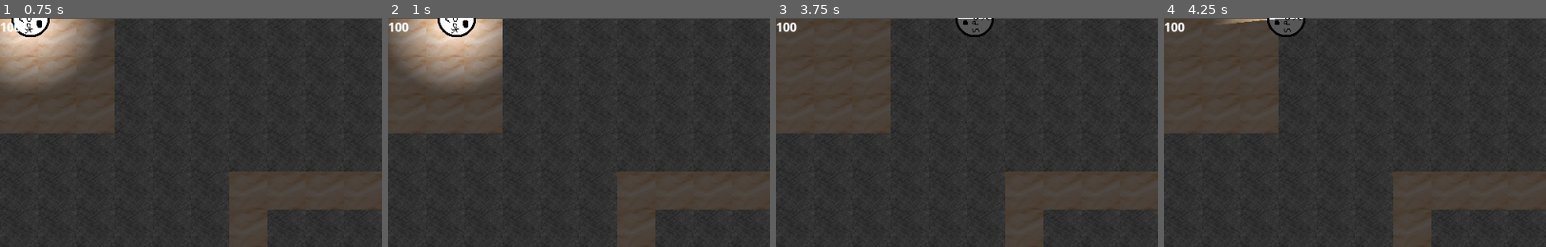
Above: before the commit, frames 1-4 (left to right).
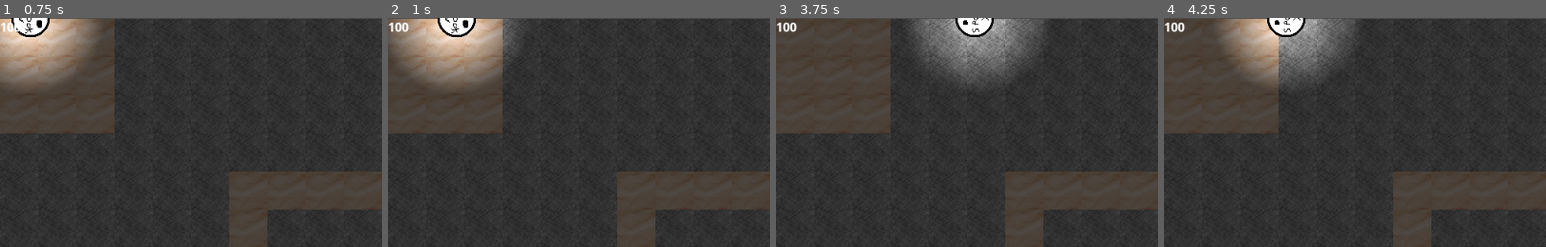
Above: after the commit, the same moments.

Repository: Solid-Squid-Contingent/LD-48
Game: Godot game, scene res://scenes/Main.tscn
Two runs of this game, one before a commit and one after it. Both use one fixed random seed, a clock stepped at 60 frames per second and the inputs below.
Inputs (mouse positions are % of the whole screen's width and height, from its top left):
- Up to frame 1 (0.75 s): tap Enter at 0.5 s; move the mouse to (62, 38) at 0.52 s; press the mouse at (62, 38) at 0.53 s; hold D (right) from 0.53 s (still down)
- Up to frame 2 (1 s): keep holding D (right)
- Up to frame 3 (3.75 s): move the mouse to (30, 55) at 1.27 s; release D (right) at 1.28 s; release the mouse at (30, 55) at 1.28 s; hold S (down) 1.28-2.03 s; right-click (30, 55) at 1.35 s; move the mouse to (60, 28) at 2.02 s; hold D (right) 2.03-2.78 s; tap 0 at 2.1 s; move the mouse to (45, 70) at 2.77 s; hold W (up) 2.78-3.53 s; tap 9 at 2.85 s; click (45, 70) at 2.92 s; move the mouse to (80, 65) at 3.52 s; press the mouse at (80, 65) at 3.53 s; hold A (left) from 3.53 s (still down)
- Up to frame 4 (4.25 s): keep holding A (left)
The pictures show only the part of the screen within x 0-50%, y 0-50%; the shares and areas given below are measured in that part.

Frame 1 is identical in both runs. In frame 2, 0.5% of the frame differs, in the area x 30-35%, y 0-18%; in frame 3, 6.7%; in frame 4, 7.1%, in the area x 14-50%, y 0-29%.

Commit message:
Fix arrows

Diff:
--- a/resources/TileSet.tres
+++ b/resources/TileSet.tres
@@ -1,12 +1,9 @@
-[gd_resource type="TileSet" load_steps=5 format=2]
+[gd_resource type="TileSet" load_steps=4 format=2]
 
 [ext_resource path="res://resources/graphics/path.png" type="Texture" id=1]
 [ext_resource path="res://resources/graphics/wall.png" type="Texture" id=2]
 
-[sub_resource type="OccluderPolygon2D" id=1]
-polygon = PoolVector2Array( 50, 50, 0, 50, 0, 0, 50, 0 )
-
-[sub_resource type="ConvexPolygonShape2D" id=2]
+[sub_resource type="ConvexPolygonShape2D" id=1]
 points = PoolVector2Array( 50, 50, 0, 50, 0, 0, 50, 0 )
 
 [resource]
@@ -17,18 +14,17 @@
 0/region = Rect2( 0, 0, 50, 50 )
 0/tile_mode = 0
 0/occluder_offset = Vector2( 0, 0 )
-0/occluder = SubResource( 1 )
 0/navigation_offset = Vector2( 0, 0 )
 0/shape_offset = Vector2( 0, 0 )
 0/shape_transform = Transform2D( 1, 0, 0, 1, 0, 0 )
-0/shape = SubResource( 2 )
+0/shape = SubResource( 1 )
 0/shape_one_way = false
 0/shape_one_way_margin = 1.0
 0/shapes = [ {
 "autotile_coord": Vector2( 0, 0 ),
 "one_way": false,
 "one_way_margin": 1.0,
-"shape": SubResource( 2 ),
+"shape": SubResource( 1 ),
 "shape_transform": Transform2D( 1, 0, 0, 1, 0, 0 )
 } ]
 0/z_index = 0
--- a/scenes/ArrowTrap.tscn
+++ b/scenes/ArrowTrap.tscn
@@ -6,9 +6,3 @@
 [node name="ArrowTrap" type="Sprite"]
 texture = ExtResource( 1 )
 script = ExtResource( 2 )
-
-[node name="ShootInterval" type="Timer" parent="."]
-wait_time = 2.0
-autostart = true
-
-[connection signal="timeout" from="ShootInterval" to="." method="_on_ShootInterval_timeout"]
--- a/scripts/Arrow.gd
+++ b/scripts/Arrow.gd
@@ -1,7 +1,9 @@
 extends RigidBody2D
 
 func collideWith(body):
-	body.collideWithArrow()
+	if !is_queued_for_deletion():
+		body.collideWithArrow()
+		queue_free()
 
 
 # Called when the node enters the scene tree for the first time.
--- a/scripts/ArrowTrap.gd
+++ b/scripts/ArrowTrap.gd
@@ -14,7 +14,7 @@
 	newArrow.position = position
 	newArrow.rotation = rotation
 	newArrow.add_central_force(Vector2(0, 300).rotated(rotation).rotated(inAccuracy))
-	get_parent().add_child(newArrow)
+	get_parent().call_deferred("add_child", newArrow)
 
 func _input(event):
 	if event.is_action_pressed('interact'):
--- a/scripts/Player.gd
+++ b/scripts/Player.gd
@@ -111,7 +111,7 @@
 		velocity.y -= 1
 	velocity = velocity.normalized() * speed
 
-func _process(delta):
+func _process(_delta):
 	var inWallSnapped = layout.get_cellv(positionInMap(global_position.snapped(Vector2.ONE))) == 0
 	var inWallUnsnapped = layout.get_cellv(positionInMap(global_position)) == 0
 	var inWall = inWallSnapped or inWallUnsnapped
--- a/scripts/PressurePlate.gd
+++ b/scripts/PressurePlate.gd
@@ -23,19 +23,19 @@
 	connectedTraps.append(node)
 	print("connected something")
 
-func _on_PressurePlate_body_entered(body):
+func _on_PressurePlate_body_entered(_body):
 	if bodiesOnPlate == 0:
 		$Sprite.texture = pressedImage
 		activateTraps()
 	bodiesOnPlate += 1
 
-func _on_PressurePlate_body_exited(body):
+func _on_PressurePlate_body_exited(_body):
 	bodiesOnPlate -= 1
 	if bodiesOnPlate == 0:
 		$Sprite.texture = notPressedImage
 
 
-func _on_PressurePlate_input_event(viewport, event, shape_idx):
+func _on_PressurePlate_input_event(_viewport, event, _shape_idx):
 	if event.is_action_pressed('interact'):
 		var target = get_global_mouse_position()
 		if (target - global_position).length() < 100 and \
